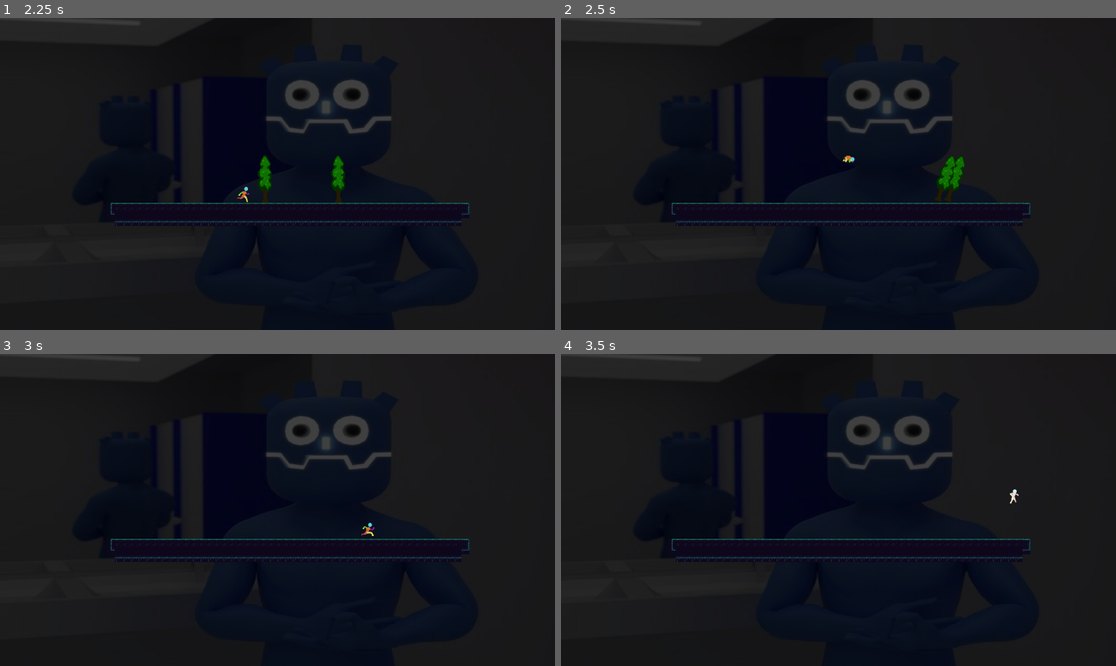
Above: before the commit, frames 1-4 (two rows, left to right).
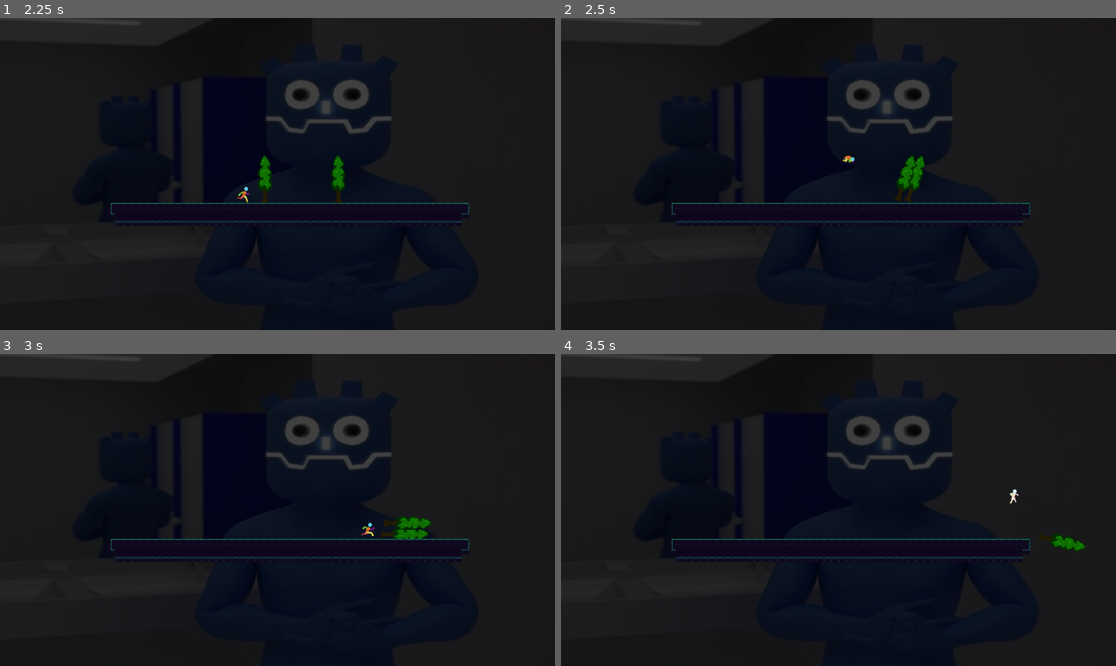
Above: after the commit, the same moments.

Repository: Dacosa/pre-alpha
Game: Godot game, scene res://UI/main_ui.tscn
Same seed, same stepped clock (60 frames per second), same inputs: the game is played once before the commit and once after it.
Inputs:
- Up to frame 1 (2.25 s): click "Play game :D" at 0.5 s; click "Map 1" at 1.25 s; tap Enter at 2 s; hold D (move_right) from 2.03 s (still down); tap Shift (air_dodge) at 2.1 s
- Up to frame 2 (2.5 s): keep holding D (move_right); tap Space (jump) at 2.27 s
- Up to frame 3 (3 s): keep holding D (move_right); tap A (any) at 2.85 s
- Up to frame 4 (3.5 s): keep holding D (move_right); tap Space (jump) at 3.02 s

Frame 1 is identical in both runs. In frame 2, 0.9% of the frame differs, in the area x 60-73%, y 44-60%; in frame 3, 0.5%; in frame 4, 0.2%.

Commit message:
Added Directional Punch and Layer Diferentiation
El golpe del jugador le pasa un vector2 (el input del jugador al momento de golpear) y la fuerza del player al objeto, y este objeta se da un central impulse.

Además se cambio el nombre de los layers 1 2 y 3 a world, player y objects respectivamente. Se asignó uno o varios de estos 3 layers a todos los nodos (incluido el hitbox)

Diff:
--- a/Scenes/main.tscn
+++ b/Scenes/main.tscn
@@ -547,6 +547,8 @@
 
 [node name="Objeto" type="RigidBody2D" parent="."]
 position = Vector2(144, -114)
+collision_layer = 5
+collision_mask = 5
 script = ExtResource("4_h286x")
 metadata/_edit_group_ = true
 
@@ -568,6 +570,8 @@
 
 [node name="Objeto2" type="RigidBody2D" parent="."]
 position = Vector2(-8, -113)
+collision_layer = 5
+collision_mask = 5
 script = ExtResource("4_h286x")
 metadata/_edit_group_ = true
 
--- a/Scenes/player.tscn
+++ b/Scenes/player.tscn
@@ -814,6 +814,8 @@
 [sub_resource type="AnimationNodeStateMachinePlayback" id="AnimationNodeStateMachinePlayback_peu0t"]
 
 [node name="Player" type="CharacterBody2D"]
+collision_layer = 3
+collision_mask = 3
 script = ExtResource("1_5gb51")
 
 [node name="Pivot" type="Node2D" parent="."]
@@ -824,6 +826,8 @@
 hframes = 10
 
 [node name="PuchHitbox" parent="Pivot" instance=ExtResource("3_ge1uf")]
+collision_layer = 4
+collision_mask = 4
 
 [node name="CollisionShape2D" parent="Pivot/PuchHitbox" index="0"]
 position = Vector2(20, -1)
--- a/Scripts/Player.gd
+++ b/Scripts/Player.gd
@@ -24,6 +24,7 @@
 var second_jump = true
 var jump_count = 0
 var dodged = false
+var strength = 1000
 
 
 
@@ -31,9 +32,11 @@
 @onready var animation_player = $AnimationPlayer
 @onready var animation_tree = $AnimationTree
 @onready var playback = animation_tree.get("parameters/playback")
+@onready var punch_hitbox = $Pivot/PuchHitbox
 
 func _ready():
 	animation_tree.active = true
+	punch_hitbox.body_entered.connect(_on_body_entered)
 #	Engine.time_scale = 0.2
 
 func hit():
@@ -91,7 +94,7 @@
 		elif dodge_count == 25:
 			velocity.x *= 0.2
 	"""
-
+	#Change direction
 	if move_input_x != 0:
 		direction = move_input_x
 
@@ -151,3 +154,8 @@
 
 	if move_input_x and is_on_floor():
 		pivot.scale.x = sign(move_input_x)
+
+
+func _on_body_entered(body: Node):
+	if body.has_method("push"):
+		body.push(strength * direction, Input.get_vector("move_left", "move_right", "move_up", "move_down"))
--- a/Scripts/primerObjeto.gd
+++ b/Scripts/primerObjeto.gd
@@ -1,9 +1,5 @@
 extends RigidBody2D
 
 
-
-func _on_area_2d_area_entered(_area):
-	push(1000)
-
-func push(force : int):
-	apply_central_impulse(Vector2(force,0))
+func push(forceDir :int,dir : Vector2):
+	apply_central_impulse(Vector2(forceDir, dir.y * abs(forceDir)))
--- a/project.godot
+++ b/project.godot
@@ -66,3 +66,9 @@
 "events": [Object(InputEventKey,"resource_local_to_scene":false,"resource_name":"","device":0,"window_id":0,"alt_presse …(181 unchanged characters)…
 ]
 }
+
+[layer_names]
+
+2d_physics/layer_1="mundo"
+2d_physics/layer_2="player"
+2d_physics/layer_3="objetos"
